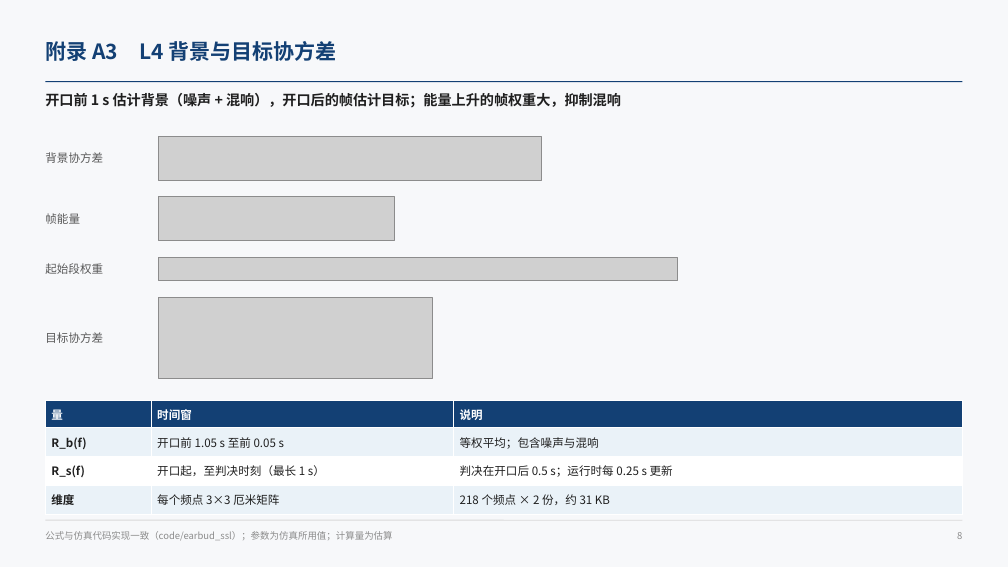
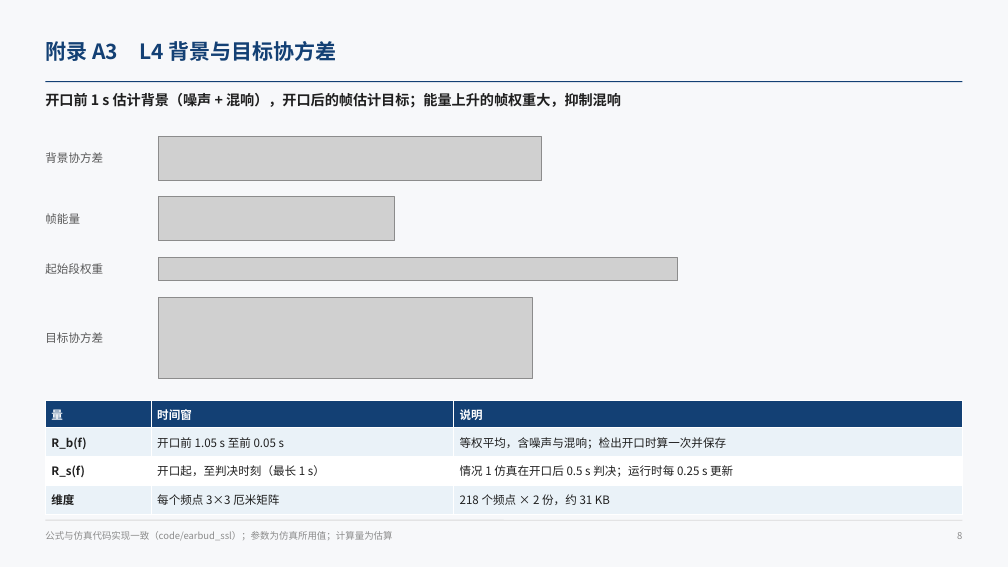
Before and after one commit to ZeroFoxxi/ssl-scene1, a slide deck: slide 8 of 02_耳机声源定位/耳机声源定位_情况1算法实现.pptx. Drawn at 1008x567 pixels with LibreOffice and Linux fonts; fonts in the diff are those of the drawing; grey boxes stand for pictures. Boxes give left, top, right and bottom in pixels: in the first picture for what was removed or moved away, otherwise in the second. Text is boxed around its words. In the diff, an @@ line names an element or a change of style, - is before the commit and + after.

```diff
--- a/02_耳机声源定位/耳机声源定位_情况1算法实现.pptx
+++ b/02_耳机声源定位/耳机声源定位_情况1算法实现.pptx
@@ picture: place and size @@
-picture at [159, 298, 432, 378]
+picture at [159, 298, 533, 378]
@@ table at [45, 401, 963, 512] @@
-row 2, column 3: 等权平均；包含噪声与混响
+row 2, column 3: 等权平均，含噪声与混响；检出开口时算一次并保存
-row 3, column 3: 判决在开口后 0.5 s；运行时每 0.25 s 更新
+row 3, column 3: 情况 1 仿真在开口后 0.5 s 判决；运行时每 0.25 s 更新
```
Also in this commit, not shown: 2 other slides changed, 13 other files.
